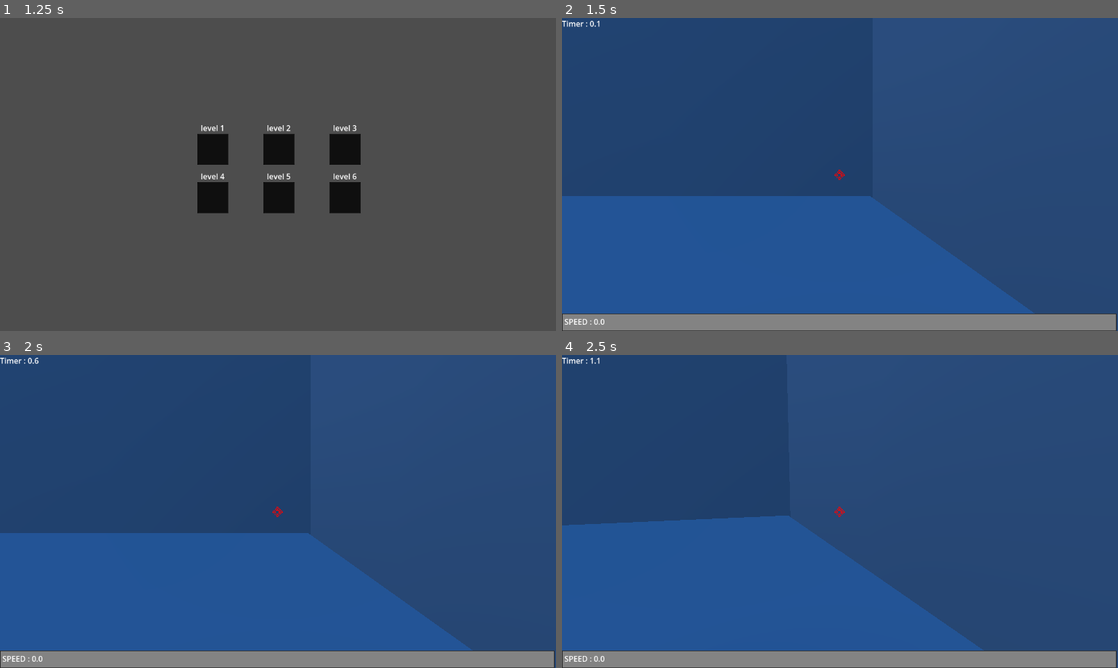
Above: before the commit, frames 1-4 (two rows, left to right).
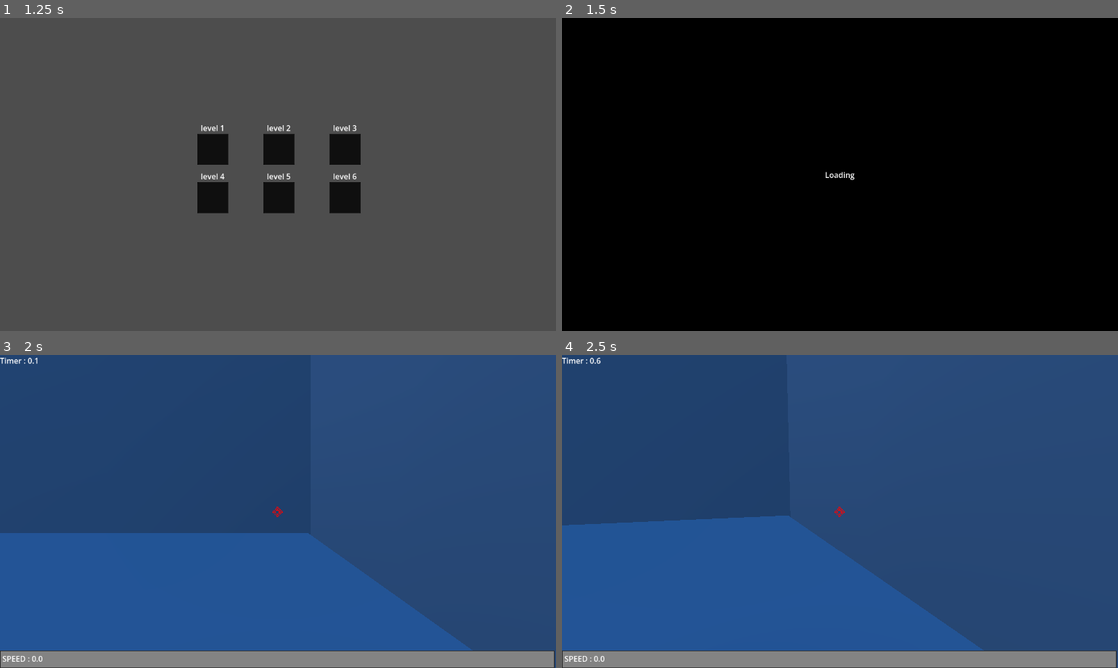
Above: after the commit, the same moments.

Repository: Lilianbazantay/Speed4Need
Game: Godot game, scene res://scenes/MainMenu/MainMenu.tscn
The game is run twice, just before and just after one commit, with the same random seed, the same clock (stepped at 60 frames per second) and the same inputs. The engine's default icon, where the game draws it, is replaced by a stand-in: a white triangle on a blue panel in a dark square.
Inputs (mouse positions are in pixels of both pictures, inside the frame that each line leads up to):
- Up to frame 1 (1.25 s): click "PLAY" at 0.5 s
- Up to frame 2 (1.5 s): click (773, 149) at 1.27 s
- Up to frame 3 (2 s): no input
- Up to frame 4 (2.5 s): tap Enter (ui_accept) at 2 s; move the mouse to (867, 511) at 2.02 s; hold W (move_forward) from 2.03 s (still down); hold Ctrl (crouch) from 2.03 s (still down); tap Space (jump) at 2.27 s

Frame 1 is identical in both runs. In frame 2, 100% of the frame differs, in the area x 0-100%, y 0-100%; in frame 3, less than 0.1%; in frame 4, less than 0.1%.

Commit message:
fix(level_icon): enable loading screen

Diff:
--- a/scenes/level_select/level_icon.gd
+++ b/scenes/level_select/level_icon.gd
@@ -19,4 +19,4 @@
 		$Label.text = "level " + str(level_index)
 
 func _on_button_pressed() -> void:
-	get_tree().change_scene_to_file(scene_path)
+	Utils.load_screen_to_scene(scene_path)
